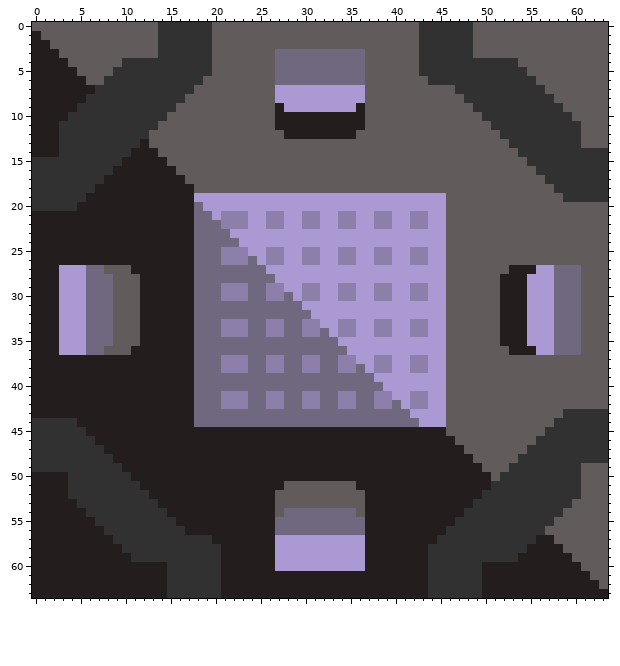
File history of a pixel-art sprite, sprites/blocks/crafters/sieving-factory.png. The first picture shows the starting point.
The file is 64x64 pixels.
The same view after the edit:
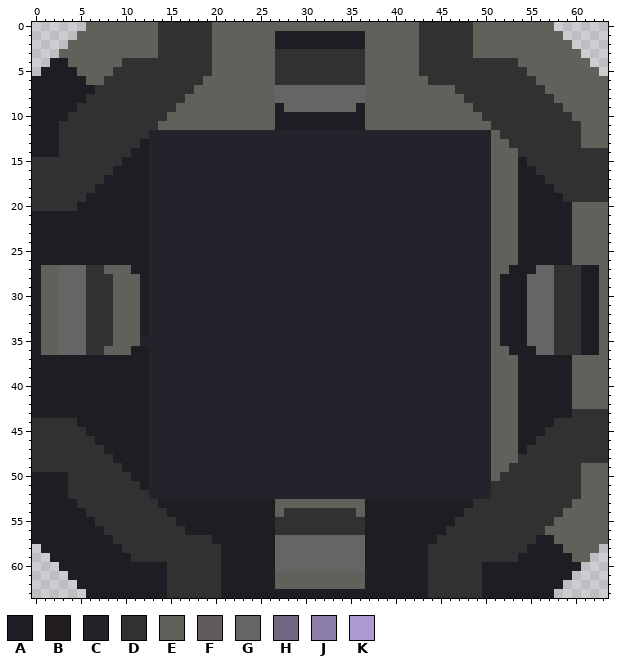
Palette (. is transparent): A #1e1d23  B #231d1d  C #24222b  D #313131  E #60615b  F #615b5b  G #656565  H #6f687e  J #8c7fa9  K #ab99d3
Diff:
Changed rows in their new state; - is an unchanged pixel.
first column x 0:
 0 ......EEEEEEEE------EEEEEEEEEEEEEEEEEEEEEEE------EEEEEEEEE......
 1 .....EEEEEEEEE------EEEEEEEAAAAAAAAAAEEEEEE------EEEEEEEEEE.....
 2 ....EEEEEEEEEE------EEEEEEEAAAAAAAAAAEEEEEE------EEEEEEEEEEE....
 3 ...EEEEEEEEEEE------EEEEEEEDDDDDDDDDDEEEEEE------EEEEEEEEEEEE...
 4 ..AAEEEEEE----------EEEEEEEDDDDDDDDDDEEEEEE-----------EEEEEEEE..
 5 .AAAAEEEE-----------EEEEEEEDDDDDDDDDDEEEEEE------------EEEEEEEE.
 6 AAAAAAEE-----------EEEEEEEEDDDDDDDDDDEEEEEEE------------EEEEEEEE
 7 AAAAAAA-----------EEEEEEEEEGGGGGGGGGGEEEEEEEEEE----------EEEEEEE
 8 AAAAAA-----------EEEEEEEEEEGGGGGGGGGGEEEEEEEEEEE----------EEEEEE
 9 AAAAA-----------EEEEEEEEEEEAGGGGGGGGAEEEEEEEEEEEE----------EEEEE
10 AAAA-----------EEEEEEEEEEEEAAAAAAAAAAEEEEEEEEEEEEE----------EEEE
11 AAA-----------EEEEEEEEEEEEEAAAAAAAAAAEEEEEEEEEEEEEE----------EEE
12 AAA----------CCCCCCCCCCCCCCCCCCCCCCCCCCCCCCCCCCCCCCE---------EEE
13 AAA---------ACCCCCCCCCCCCCCCCCCCCCCCCCCCCCCCCCCCCCCEE--------EEE
14 AAA--------AACCCCCCCCCCCCCCCCCCCCCCCCCCCCCCCCCCCCCCEEE----------
15 ----------AAACCCCCCCCCCCCCCCCCCCCCCCCCCCCCCCCCCCCCCEEEA---------
16 ---------AAAACCCCCCCCCCCCCCCCCCCCCCCCCCCCCCCCCCCCCCEEEAA--------
17 --------AAAAACCCCCCCCCCCCCCCCCCCCCCCCCCCCCCCCCCCCCCEEEAAA-------
18 -------AAAAAACCCCCCCCCCCCCCCCCCCCCCCCCCCCCCCCCCCCCCEEEAAAA------
19 ------AAAAAAACCCCCCCCCCCCCCCCCCCCCCCCCCCCCCCCCCCCCCEEEAAAAA-----
20 -----AAAAAAAACCCCCCCCCCCCCCCCCCCCCCCCCCCCCCCCCCCCCCEEEAAAAAAEEEE
21 AAAAAAAAAAAAACCCCCCCCCCCCCCCCCCCCCCCCCCCCCCCCCCCCCCEEEAAAAAAEEEE
22 AAAAAAAAAAAAACCCCCCCCCCCCCCCCCCCCCCCCCCCCCCCCCCCCCCEEEAAAAAAEEEE
23 AAAAAAAAAAAAACCCCCCCCCCCCCCCCCCCCCCCCCCCCCCCCCCCCCCEEEAAAAAAEEEE
24 AAAAAAAAAAAAACCCCCCCCCCCCCCCCCCCCCCCCCCCCCCCCCCCCCCEEEAAAAAAEEEE
25 AAAAAAAAAAAAACCCCCCCCCCCCCCCCCCCCCCCCCCCCCCCCCCCCCCEEEAAAAAAEEEE
26 AAAAAAAAAAAAACCCCCCCCCCCCCCCCCCCCCCCCCCCCCCCCCCCCCCEEEAAAAAAEEEE
27 AEEGGGDDEEEAACCCCCCCCCCCCCCCCCCCCCCCCCCCCCCCCCCCCCCEEAAAGGDDDAAE
28 AEEGGGDDDEEEACCCCCCCCCCCCCCCCCCCCCCCCCCCCCCCCCCCCCCEAAAGGGDDDAAE
29 AEEGGGDDDEEEACCCCCCCCCCCCCCCCCCCCCCCCCCCCCCCCCCCCCCEAAAGGGDDDAAE
30 AEEGGGDDDEEEACCCCCCCCCCCCCCCCCCCCCCCCCCCCCCCCCCCCCCEAAAGGGDDDAAE
31 AEEGGGDDDEEEACCCCCCCCCCCCCCCCCCCCCCCCCCCCCCCCCCCCCCEAAAGGGDDDAAE
32 AEEGGGDDDEEEACCCCCCCCCCCCCCCCCCCCCCCCCCCCCCCCCCCCCCEAAAGGGDDDAAE
33 AEEGGGDDDEEEACCCCCCCCCCCCCCCCCCCCCCCCCCCCCCCCCCCCCCEAAAGGGDDDAAE
34 AEEGGGDDDEEEACCCCCCCCCCCCCCCCCCCCCCCCCCCCCCCCCCCCCCEAAAGGGDDDAAE
35 AEEGGGDDDEEECCCCCCCCCCCCCCCCCCCCCCCCCCCCCCCCCCCCCCCEAAAGGGDDDAAE
36 AEEGGGDDEEEAACCCCCCCCCCCCCCCCCCCCCCCCCCCCCCCCCCCCCCEEAAAGGDDDAAE
37 AAAAAAAAAAAAACCCCCCCCCCCCCCCCCCCCCCCCCCCCCCCCCCCCCCEEEAAAAAAEEEE
38 AAAAAAAAAAAAACCCCCCCCCCCCCCCCCCCCCCCCCCCCCCCCCCCCCCEEEAAAAAAEEEE
39 AAAAAAAAAAAAACCCCCCCCCCCCCCCCCCCCCCCCCCCCCCCCCCCCCCEEEAAAAAAEEEE
40 AAAAAAAAAAAAACCCCCCCCCCCCCCCCCCCCCCCCCCCCCCCCCCCCCCEEEAAAAAAEEEE
41 AAAAAAAAAAAAACCCCCCCCCCCCCCCCCCCCCCCCCCCCCCCCCCCCCCEEEAAAAAAEEEE
42 AAAAAAAAAAAAACCCCCCCCCCCCCCCCCCCCCCCCCCCCCCCCCCCCCCEEEAAAAAAEEEE
43 AAAAAAAAAAAAACCCCCCCCCCCCCCCCCCCCCCCCCCCCCCCCCCCCCCEEEAAAAAA----
44 -----AAAAAAAACCCCCCCCCCCCCCCCCCCCCCCCCCCCCCCCCCCCCCEEEAAAA------
45 ------AAAAAAACCCCCCCCCCCCCCCCCCCCCCCCCCCCCCCCCCCCCCEEEAAA-------
46 -------AAAAAACCCCCCCCCCCCCCCCCCCCCCCCCCCCCCCCCCCCCCEEEAA--------
47 --------AAAAACCCCCCCCCCCCCCCCCCCCCCCCCCCCCCCCCCCCCCEEEA---------
48 ---------AAAACCCCCCCCCCCCCCCCCCCCCCCCCCCCCCCCCCCCCCEEE----------
49 ----------AAACCCCCCCCCCCCCCCCCCCCCCCCCCCCCCCCCCCCCCEE--------EEE
50 AAAA-------AACCCCCCCCCCCCCCCCCCCCCCCCCCCCCCCCCCCCCCE---------EEE
51 AAAA--------ACCCCCCCCCCCCCCCCCCCCCCCCCCCCCCCCCCCCCC----------EEE
52 AAAA---------CCCCCCCCCCCCCCCCCCCCCCCCCCCCCCCCCCCCCC----------EEE
53 AAAAA---------AAAAAAAAAAAAAEEEEEEEEEEAAAAAAAAAAAA-----------EEEE
54 AAAAAA---------AAAAAAAAAAAAEDDDDDDDDEAAAAAAAAAAA-----------EEEEE
55 AAAAAAA---------AAAAAAAAAAADDDDDDDDDDAAAAAAAAAA-----------EEEEEE
56 AAAAAAAA---------AAAAAAAAAADDDDDDDDDDAAAAAAAAA-----------EEEEEEE
57 AAAAAAAAA-----------AAAAAAAGGGGGGGGGGAAAAAAAA-----------AAEEEEEE
58 .AAAAAAAAA-----------AAAAAAGGGGGGGGGGAAAAAAA-----------AAAAEEEE.
59 ..AAAAAAAAA----------AAAAAAGGGGGGGGGGAAAAAAA----------AAAAAAEE..
60 ...AAAAAAAAAAAA------AAAAAAGGGGGGGGGGAAAAAAA------AAAAAAAAAAA...
61 ....AAAAAAAAAAA------AAAAAAEEEEEEEEEEAAAAAAA------AAAAAAAAAA....
62 .....AAAAAAAAAA------AAAAAAEEEEEEEEEEAAAAAAA------AAAAAAAAA.....
63 ......AAAAAAAAA------AAAAAAAAAAAAAAAAAAAAAAA------AAAAAAAA......
Pixel boxes of the changes (left, top, right, bottom) in both pictures:
changed: (32, 22, 608, 598)
